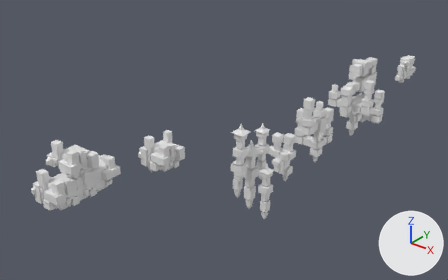
The Blender file Art.Src/TowerGenerator/Generators.blend as it was, and as the next commit left it.
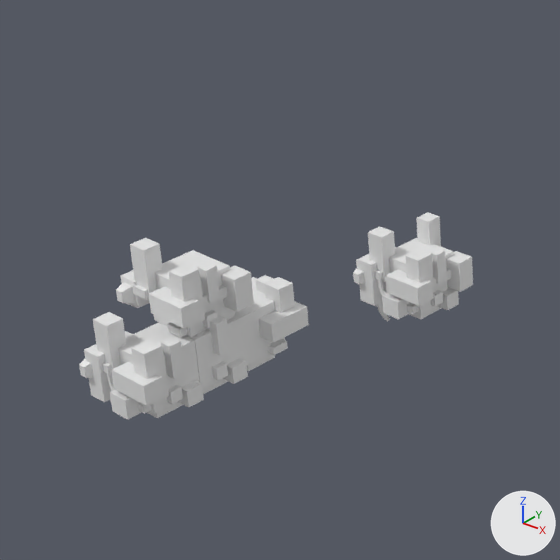
Old and new are each drawn whole from a 50 mm camera at (40.1, -53.1, 41.3) aimed at (-6.6, 5.3, 5.1) and again close up on the part from 0% to 49% of the width and 17% to 95% of the height. The lights are fixed; the arrows at lower right show +X, +Y and +Z.
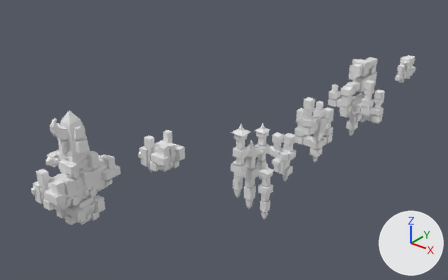
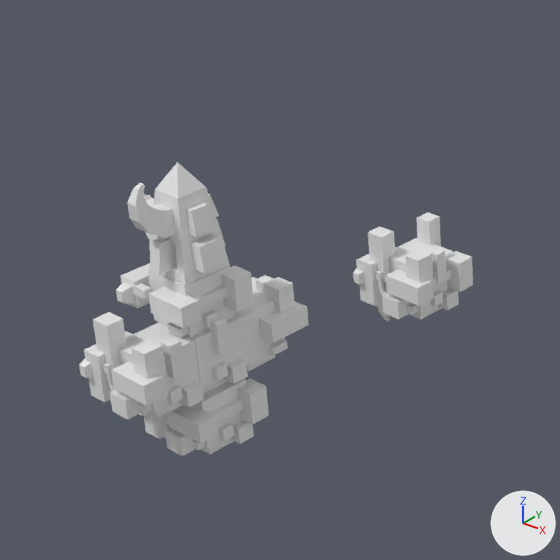
Changed parts and their boxes [x1, y1, x2, y2] in the close-ups (560 x 560 px):
'Cube.130', added: after [150, 162, 230, 285]
'Cube.223', moved, rescaled: before [169, 264, 205, 328]; after [193, 379, 246, 450]
'Cube.237', moved, rescaled: before [197, 262, 220, 303]; after [168, 405, 218, 443]
'Cube.225', moved, rescaled, turned: before [130, 238, 163, 300]; after [211, 398, 243, 423]
'Cube.224', added: after [127, 183, 175, 238]
'Cube.245', added: after [190, 233, 228, 273]
'Cube.243', added: after [237, 378, 269, 424]
'Cube.221', added: after [151, 219, 226, 275]
'Cube.244', added: after [186, 202, 216, 237]
'Cube.241', added: after [163, 414, 195, 456]
'Cube.231', added: after [144, 413, 178, 454]
'Cube.249', added: after [229, 420, 254, 444]
'Cube.248', added: after [219, 423, 234, 441]
'Cube.250', added: after [201, 439, 233, 454]
'Cube.258', added: after [192, 440, 204, 450]
'Cube.246', added: after [144, 195, 154, 206]
'Cube.240', added: after [208, 194, 219, 217]
'Cube.247', added: after [145, 232, 151, 250]

Diff of the bpy script that builds the scene:
```diff
--- a/Art.Src/TowerGenerator/Generators.blend.py
+++ b/Art.Src/TowerGenerator/Generators.blend.py
@@ me_cube_280 @@
+me_cube_280.from_pydata([(-0.38, -1.21, -1.07), (-0.51, -1.1, 1.11), (-0.38, 1.22, -1.07), (-0.51, 1.1, 1.11), (1.6, -1.21, -1.07), (1.28, -1.1, 1.11), (1.6, 1.22, -1.07), (1.28, 1.1, 1.11)], [], [(0, 1, 3, 2), (2, 3, 7, 6), (6, 7, 5, 4), (4, 5, 1, 0), (2, 6, 4, 0), (7, 3, 1, 5)])
@@ me_cube_279 @@
+me_cube_279.from_pydata([(-1.0, -1.0, -1.0), (-1.11, -0.82, 1.0), (-1.0, 1.0, -1.0), (-1.11, 0.82, 1.0), (1.0, -1.0, -1.0), (0.52, -0.82, 1.0), (1.0, 1.0, -1.0), (0.52, 0.82, 1.0)], [], [(0, 1, 3, 2), (2, 3, 7, 6), (6, 7, 5, 4), (4, 5, 1, 0), (2, 6, 4, 0), (7, 3, 1, 5)])
@@ me_cube_275 @@
+me_cube_275.from_pydata([(-1.0, -1.0, -1.0), (-0.82, -1.12, 1.0), (-1.0, 1.0, -1.0), (-0.82, 0.52, 1.0), (1.0, -1.0, -1.0), (0.81, -1.12, 1.0), (1.0, 1.0, -1.0), (0.81, 0.52, 1.0)], [], [(0, 1, 3, 2), (2, 3, 7, 6), (6, 7, 5, 4), (4, 5, 1, 0), (2, 6, 4, 0), (7, 3, 1, 5)])
@@ ob_cube_223 @@
 ob_cube_223 = bpy.data.objects.new('Cube.223', me_cube_252)
-ob_cube_223.location = (-0.41, -23.61, 15.72)
-ob_cube_223.scale = (0.34, 0.382, 0.987)
+ob_cube_223.location = (-1.08, -22.76, 10.64)
@@ ob_cube_225 @@
 ob_cube_225 = bpy.data.objects.new('Cube.225', me_cube_254)
-ob_cube_225.location = (-2.39, -23.67, 16.14)
-ob_cube_225.rotation_euler = (0.0, 0.0, -1.571)  # degrees (0, 0, -90)
-ob_cube_225.scale = (0.34, 0.382, 0.987)
+ob_cube_225.location = (-0.22, -22.61, 10.85)
+ob_cube_225.scale = (0.34, 1.12, 0.198)
@@ ob_cube_237 @@
 ob_cube_237 = bpy.data.objects.new('Cube.237', me_cube_266)
-ob_cube_237.location = (-0.31, -22.73, 15.91)
-ob_cube_237.scale = (0.238, 0.235, 0.636)
+ob_cube_237.location = (-0.36, -24.06, 10.89)
+ob_cube_237.scale = (0.863, 0.382, 0.382)
@@ ob_cube_258 @@
+ob_cube_258 = bpy.data.objects.new('Cube.258', me_cube_268.copy())  # the mesh of ob_cube_239
+ob_cube_258.location = (-0.58, -23.89, 9.87)
+ob_cube_258.scale = (0.33, 0.158, 0.158)
@@ ob_cube_250 @@
+ob_cube_250 = bpy.data.objects.new('Cube.250', me_cube_268.copy())  # the mesh of ob_cube_239
+ob_cube_250.location = (-1.03, -22.82, 9.81)
+ob_cube_250.scale = (0.639, 0.639, 0.639)
@@ ob_cube_249 @@
+ob_cube_249 = bpy.data.objects.new('Cube.249', me_cube_268.copy())  # the mesh of ob_cube_239
+ob_cube_249.location = (-0.11, -22.25, 9.76)
+ob_cube_249.scale = (0.366, 0.328, 0.328)
@@ ob_cube_248 @@
+ob_cube_248 = bpy.data.objects.new('Cube.248', me_cube_268.copy())  # the mesh of ob_cube_239
+ob_cube_248.location = (-0.11, -22.94, 10.05)
+ob_cube_248.scale = (0.262, 0.235, 0.235)
@@ ob_cube_243 @@
+ob_cube_243 = bpy.data.objects.new('Cube.243', me_cube_268.copy())  # the mesh of ob_cube_239
+ob_cube_243.location = (0.18, -21.8, 10.84)
+ob_cube_243.scale = (0.427, 0.382, 0.631)
@@ ob_cube_241 @@
+ob_cube_241 = bpy.data.objects.new('Cube.241', me_cube_169.copy())  # the mesh of ob_cube_154
+ob_cube_241.location = (-0.98, -24.14, 9.96)
+ob_cube_241.scale = (0.427, 0.382, 0.382)
@@ ob_cube_231 @@
+ob_cube_231 = bpy.data.objects.new('Cube.231', me_cube_167.copy())  # the mesh of ob_cube_152
+ob_cube_231.location = (-2.45, -23.49, 10.51)
+ob_cube_231.rotation_euler = (0.0, 0.0, -1.571)  # degrees (0, 0, -90)
+ob_cube_231.scale = (0.863, 0.382, 0.915)
@@ ob_cube_221 @@
+ob_cube_221 = bpy.data.objects.new('Cube.221', me_cube_284)  # 16 vertices, 12 faces; spans x -1.0..1.0, y -1.0..1.0, z -1.0..1.56
+ob_cube_221.location = (-1.37, -22.65, 17.04)
+ob_cube_221.scale = (0.222, 1.46, 0.561)
@@ ob_cube_247 @@
+ob_cube_247 = bpy.data.objects.new('Cube.247', me_cube_282)  # 32 vertices, 30 faces; spans x -3.87..0.36, y -1.22..1.21, z -1.08..3.27
+ob_cube_247.location = (-2.14, -22.67, 17.04)
+ob_cube_247.scale = (0.437, 0.437, 0.437)
@@ ob_cube_246 @@
+ob_cube_246 = bpy.data.objects.new('Cube.246', me_cube_281)  # 24 vertices, 18 faces; spans x -4.4..1.12, y -1.0..1.0, z -1.0..1.0
+ob_cube_246.location = (-2.09, -22.67, 18.27)
+ob_cube_246.scale = (0.437, 0.437, 0.437)
@@ ob_cube_245 @@
+ob_cube_245 = bpy.data.objects.new('Cube.245', me_cube_280)
+ob_cube_245.location = (-0.61, -22.65, 17.05)
+ob_cube_245.scale = (0.437, 0.437, 0.437)
@@ ob_cube_244 @@
+ob_cube_244 = bpy.data.objects.new('Cube.244', me_cube_279)
+ob_cube_244.location = (-0.66, -22.67, 18.28)
+ob_cube_244.scale = (0.437, 0.437, 0.437)
@@ ob_cube_240 @@
+ob_cube_240 = bpy.data.objects.new('Cube.240', me_cube_275)
+ob_cube_240.location = (-1.37, -21.94, 18.28)
+ob_cube_240.scale = (0.437, 0.437, 0.437)
@@ ob_cube_224 @@
+ob_cube_224 = bpy.data.objects.new('Cube.224', me_cube_271)  # 28 vertices, 26 faces; spans x -1.0..1.0, y -3.02..1.12, z -1.0..3.68
+ob_cube_224.location = (-1.37, -23.37, 18.28)
+ob_cube_224.scale = (0.437, 0.437, 0.437)
@@ ob_cube_130 @@
+ob_cube_130 = bpy.data.objects.new('Cube.130', me_cube_269)  # 33 vertices, 29 faces; spans x -1.22..1.22, y -1.22..1.22, z -1.14..3.86
+ob_cube_130.location = (-1.37, -22.66, 17.06)
+ob_cube_130.scale = (0.801, 0.801, 0.801)
```
